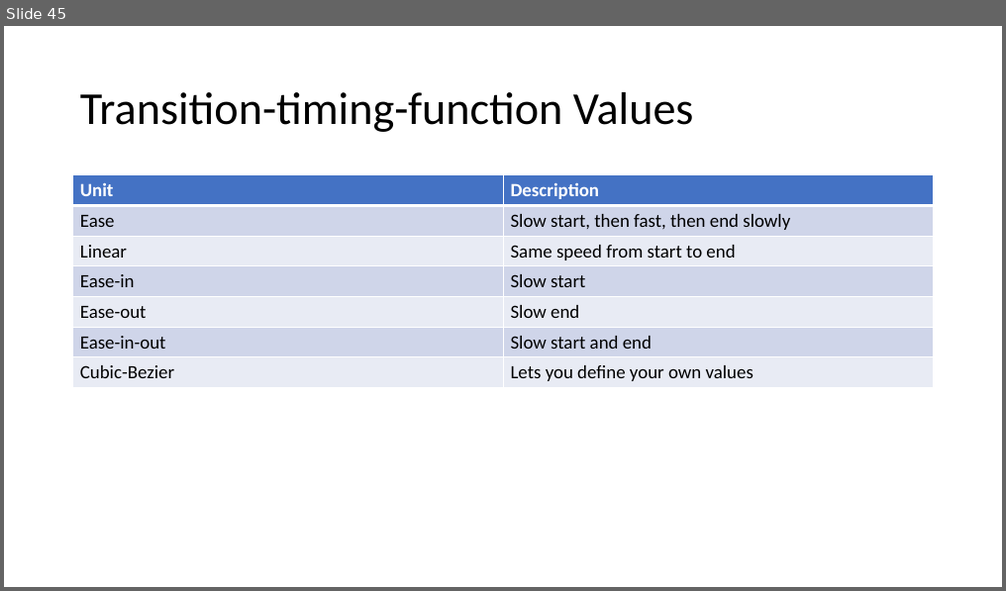
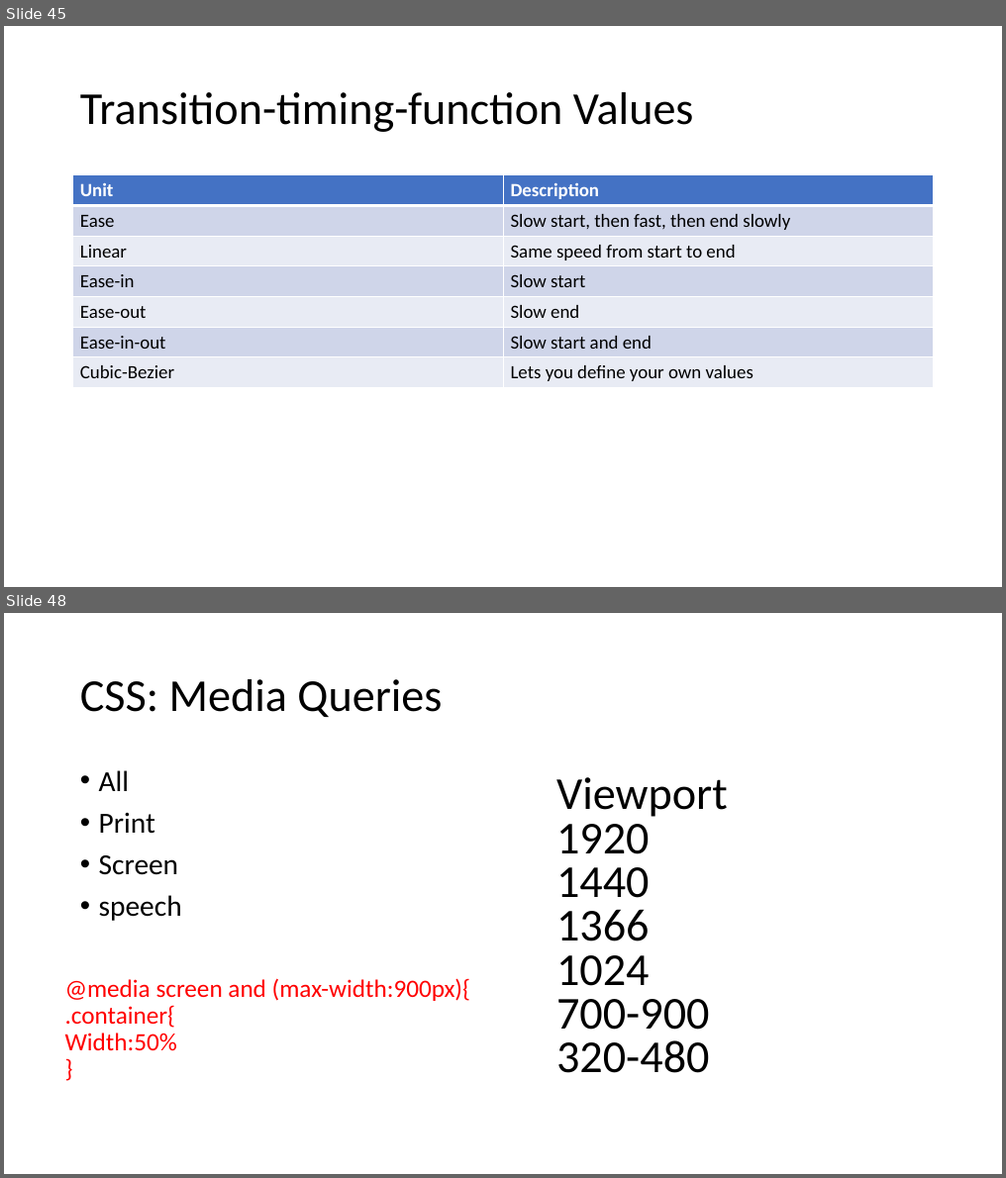
Before and after one commit to PiyushChaturvedii/Batch05, a slide deck: CSS3.pptx. Shown one above the other, each under a label of ours: slide 45 before the commit, slides 45 and 48 after it; the slides between them are not shown. The pictures are 1006x591 and 1006x1178 pixels, drawn with LibreOffice and Linux fonts; fonts in the diff are those of the drawing. Boxes give left, top, right and bottom in pixels: in the first picture for what was removed or moved away, otherwise in the second. Text is boxed around its words. In the diff, an @@ line names an element or a change of style, - is before the commit and + after.

```diff
--- a/CSS3.pptx
+++ b/CSS3.pptx
@@ slide 48 added at [4, 613, 1002, 1174], background #FFFFFF @@
@@ title added at [80, 679, 442, 717], 44 pt, text #000000 @@
+CSS: Media Queries
@@ text added at [99, 770, 182, 921], 28 pt, text #000000 @@
+• All
+• Print
+• Screen
+• speech
@@ text added at [556, 777, 728, 1073], 44 pt, text #000000 @@
+Viewport
+1920
+1440
+1366
+1024
+700-900
+320-480
@@ text added at [65, 978, 470, 1052], 24 pt, text #FF0000 @@
+@media screen and (max-width:900px){
+.container{
+Width:50%
+}
```
Also in this commit, not shown: 7 other slides added, 3 other files.
